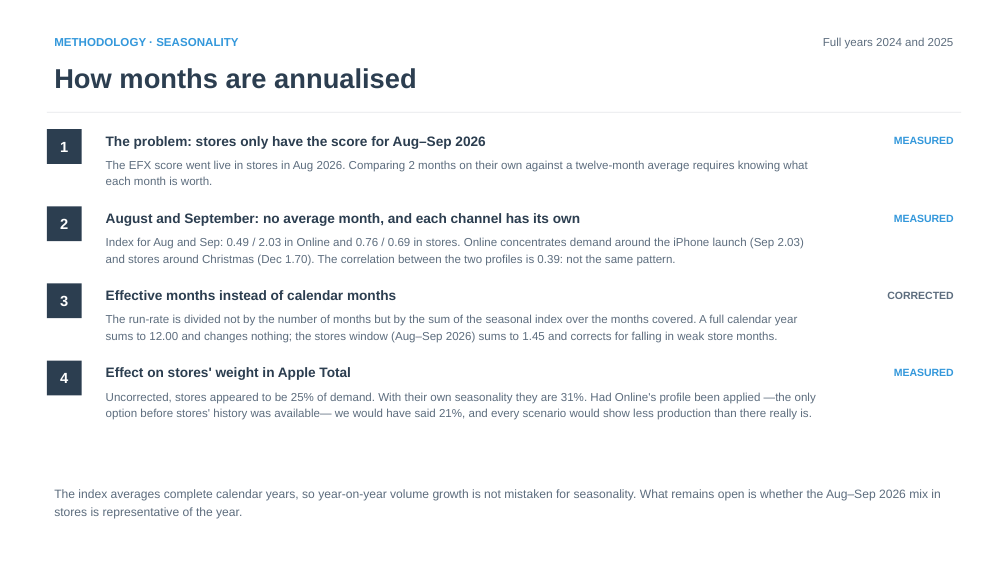
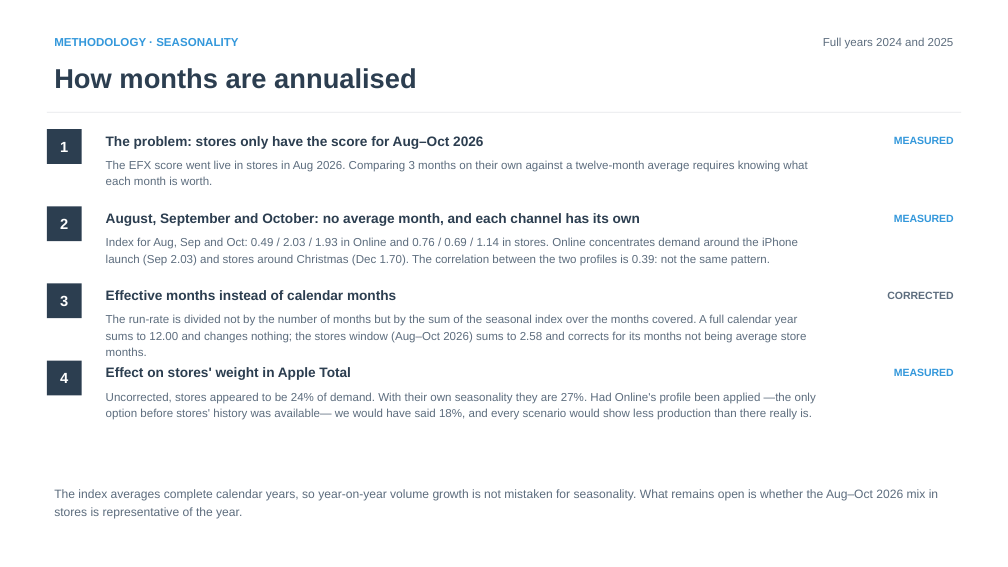
Before and after one commit to iocariz/scoring_tools, a slide deck: slide 12 of output/apple_deck/Apple_EFX_Study.pptx. Drawn at 1008x567 pixels with LibreOffice and Linux fonts; fonts in the diff are those of the drawing. Boxes give left, top, right and bottom in pixels: in the first picture for what was removed or moved away, otherwise in the second. Text is boxed around its words. In the diff, an @@ line names an element or a change of style, - is before the commit and + after.

```diff
--- a/output/apple_deck/Apple_EFX_Study.pptx
+++ b/output/apple_deck/Apple_EFX_Study.pptx
@@ text at box(106, 136, 483, 149): text changed @@
-The problem: stores only have the score for Aug–Sep 2026
+The problem: stores only have the score for Aug–Oct 2026
@@ text at box(106, 237, 798, 266): text changed @@
-Index for Aug and Sep: 0.49 / 2.03 in Online and 0.76 / 0.69 in stores. Online concentrates demand around the iPhone launch (Sep 2.03) and stores around Christmas (Dec 1.70). The correlation between the two profiles is 0.39: not the same pattern.
+Index for Aug, Sep and Oct: 0.49 / 2.03 / 1.93 in Online and 0.76 / 0.69 / 1.14 in stores. Online concentrates demand around the iPhone launch (Sep 2.03) and stores around Christmas (Dec 1.70). The correlation between the two profiles is 0.39: not the same pattern.
@@ text at box(106, 213, 640, 226): text changed @@
-August and September: no average month, and each channel has its own
+August, September and October: no average month, and each channel has its own
@@ text at box(106, 314, 807, 356): text changed @@
-The run-rate is divided not by the number of months but by the sum of the seasonal index over the months covered. A full calendar year sums to 12.00 and changes nothing; the stores window (Aug–Sep 2026) sums to 1.45 and corrects for falling in weak store months.
+The run-rate is divided not by the number of months but by the sum of the seasonal index over the months covered. A full calendar year sums to 12.00 and changes nothing; the stores window (Aug–Oct 2026) sums to 2.58 and corrects for its months not being average store months.
@@ text at box(106, 392, 816, 420): text changed @@
-Uncorrected, stores appeared to be 25% of demand. With their own seasonality they are 31%. Had Online's profile been applied —the only option before stores' history was available— we would have said 21%, and every scenario would show less production than there really is.
+Uncorrected, stores appeared to be 24% of demand. With their own seasonality they are 27%. Had Online's profile been applied —the only option before stores' history was available— we would have said 18%, and every scenario would show less production than there really is.
@@ text at box(54, 489, 938, 518): text changed @@
-The index averages complete calendar years, so year-on-year volume growth is not mistaken for seasonality. What remains open is whether the Aug–Sep 2026 mix in stores is representative of the year.
+The index averages complete calendar years, so year-on-year volume growth is not mistaken for seasonality. What remains open is whether the Aug–Oct 2026 mix in stores is representative of the year.
```
Also in this commit, not shown: 13 other slides changed, 14 other files.
